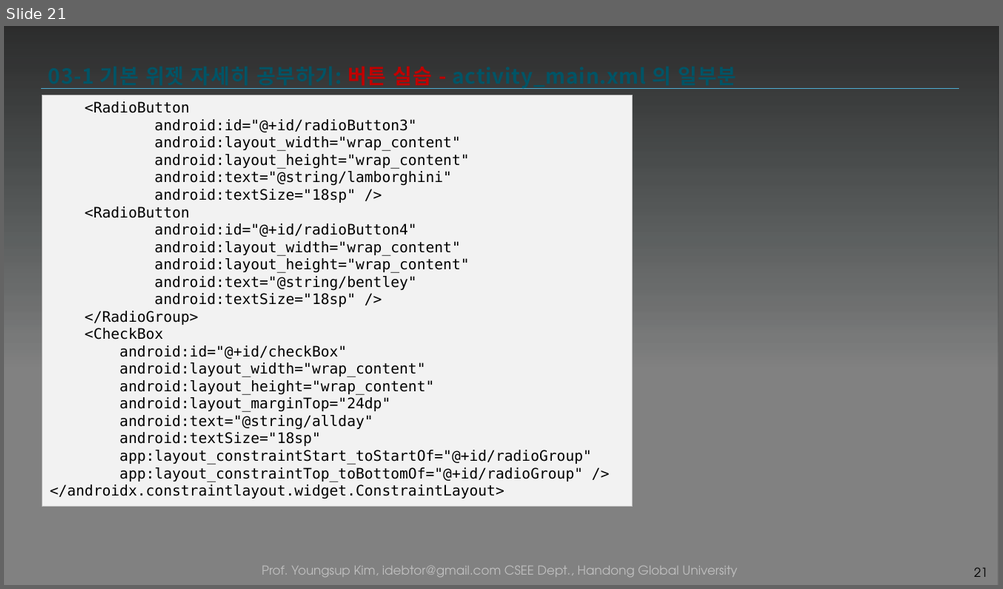
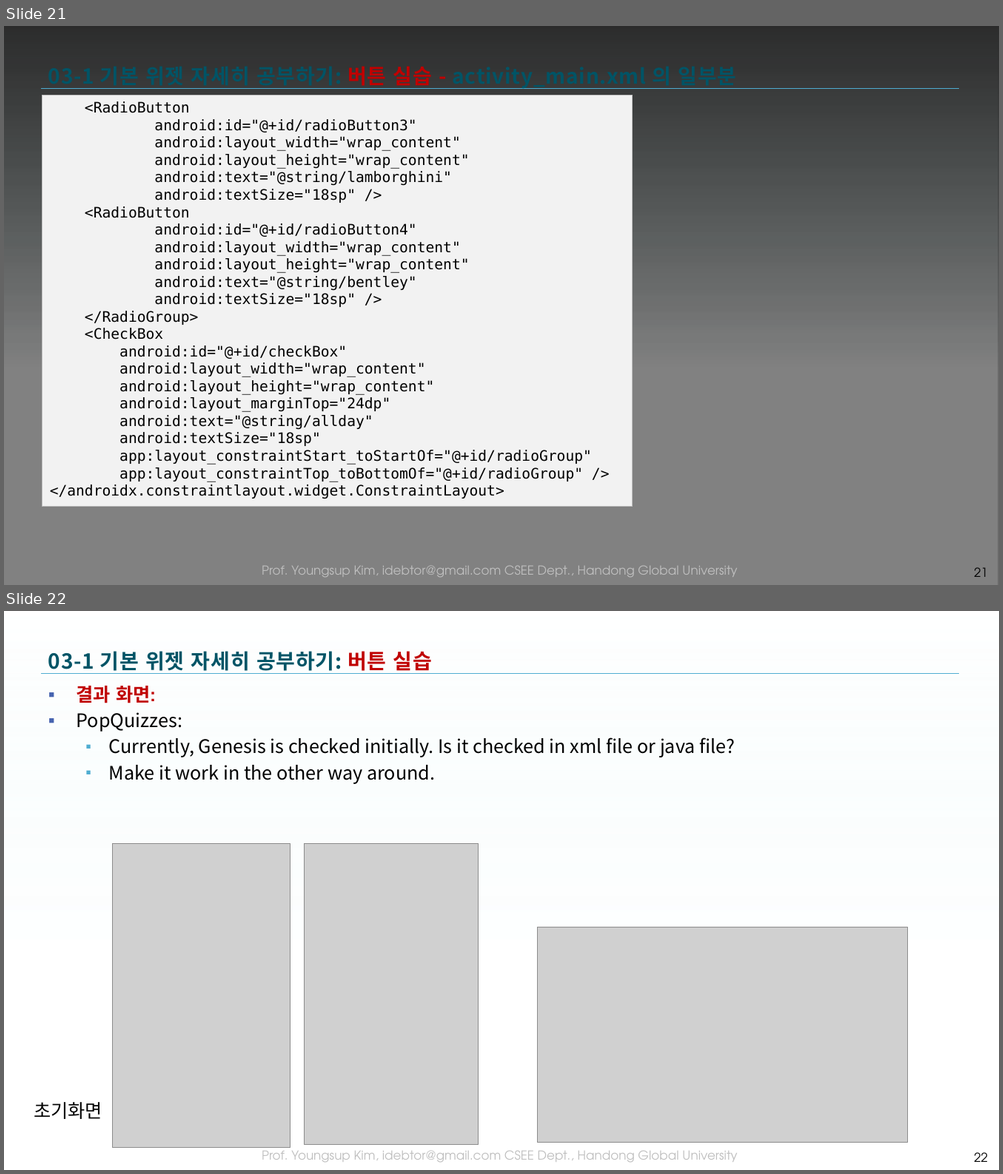
Before and after one commit to tae7841/HuStarAS, a slide deck: ppts/03Widget.pptx. Shown one above the other, each under a label of ours: slide 21 before the commit, slides 21 and 22 after it. The pictures are 1003x589 and 1003x1174 pixels, drawn with LibreOffice and Linux fonts; fonts in the diff are those of the drawing; grey boxes stand for pictures; background and template pictures are left out; a plain dark background stands for a picture behind light text. Boxes give left, top, right and bottom in pixels: in the first picture for what was removed or moved away, otherwise in the second. Text is boxed around its words. In the diff, an @@ line names an element or a change of style, - is before the commit and + after.

```diff
--- a/ppts/03Widget.pptx
+++ b/ppts/03Widget.pptx
@@ slide 22 added at box(4, 611, 999, 1170), background picture (left out); not listed: 3 template elements that a slide beside it also shows @@
@@ title added at box(48, 651, 432, 674), 20 pt, text gradient #005466 to #005061 to #003E4B, bold @@
+03-1 기본 위젯 자세히 공부하기: 버튼 실습
@@ text added at box(77, 686, 734, 784), 18 pt, text #000000 @@
+▪ 결과 화면:
+▪ PopQuizzes:
+  ▪ Currently, Genesis is checked initially. Is it checked in xml file or java file?
+  ▪ Make it work in the other way around.
@@ picture added at box(113, 844, 290, 1148) @@
@@ picture added at box(304, 844, 478, 1145) @@
@@ picture added at box(538, 927, 908, 1143) @@
@@ text added at box(34, 1102, 102, 1119), 18 pt, text #000000 @@
+초기화면
@@ page number added at box(973, 1153, 987, 1162), 12 pt, text #000000 @@
+22
```
Also in this commit, not shown: 3 slides changed, 1 other slide added, 1 slide removed, 1 other file.
